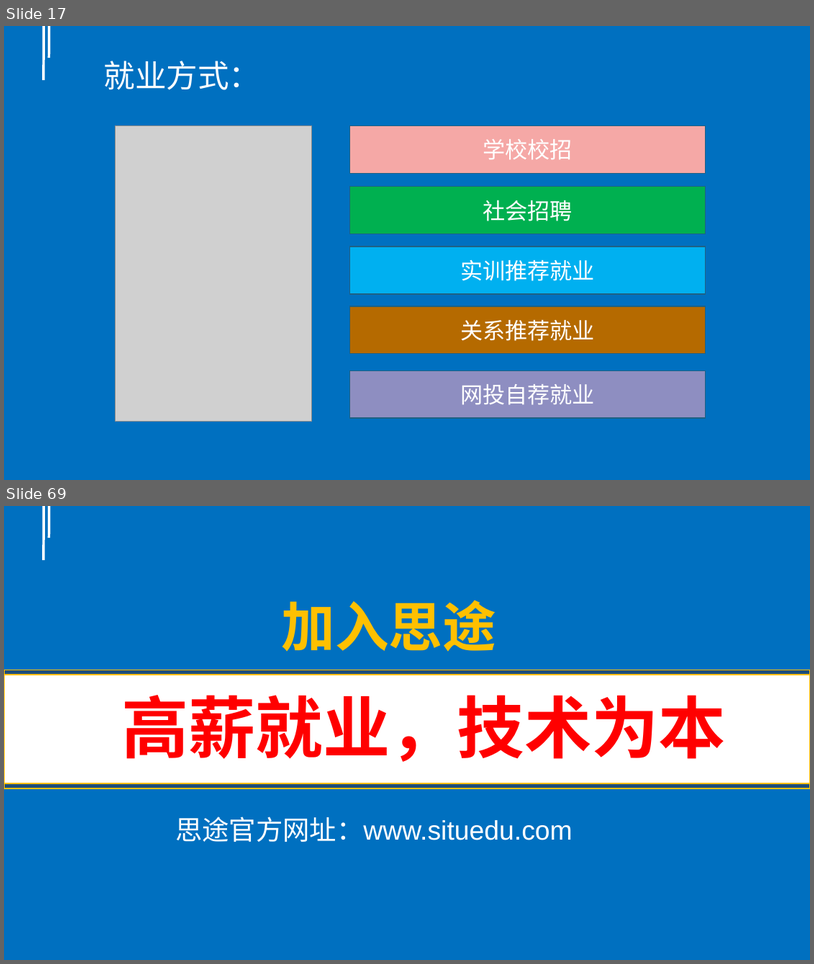
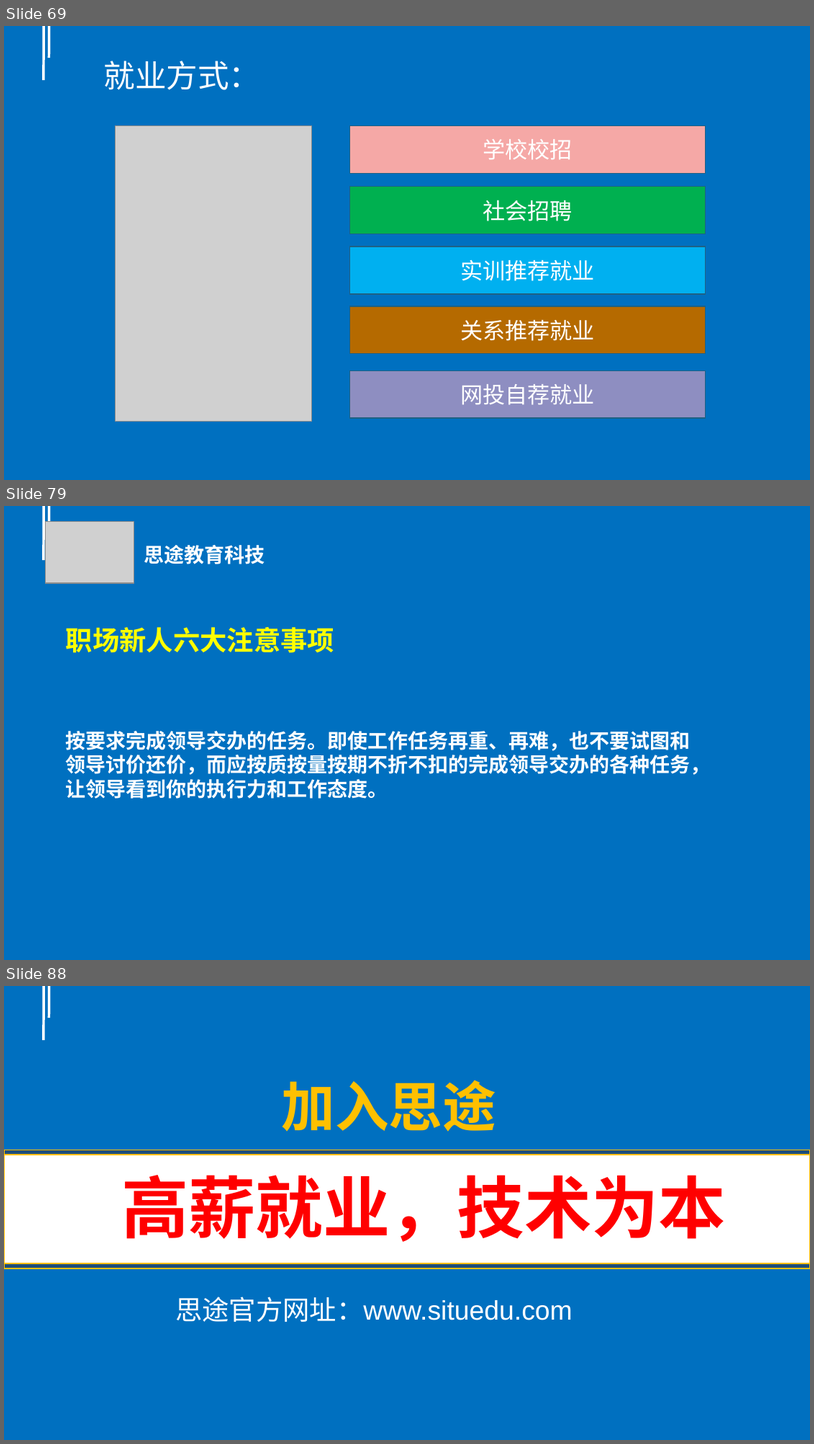
Before and after one commit to millet0328/lesson-file, a slide deck: 职业素养课程--用未来技术视角，定位奋斗方向.pptx. Shown one above the other, each under a label of ours: slides 17 and 69 before the commit, slides 69, 79 and 88 after it; the slides between them are not shown. The pictures are 814x964 and 814x1444 pixels, drawn with LibreOffice and Linux fonts; fonts in the diff are those of the drawing; grey boxes stand for pictures; background and template pictures are left out. Boxes give left, top, right and bottom in pixels: in the first picture for what was removed or moved away, otherwise in the second. Text is boxed around its words. In the diff, an @@ line names an element or a change of style, - is before the commit and + after.

Commit message:
完成职业素养

```diff
--- a/职业素养课程--用未来技术视角，定位奋斗方向.pptx
+++ b/职业素养课程--用未来技术视角，定位奋斗方向.pptx
@@ slide 79 added at (4,506,810,960), background #0070C0; not listed: 2 template elements that a slide beside it also shows @@
@@ picture added at (45,521,134,582) @@
@@ text added at (144,545,265,564), 18 pt, text #FFFFFF, bold @@
+思途教育科技
@@ title added at (66,627,334,653), 24 pt, text #FFFF00, bold @@
+职场新人六大注意事项
@@ text added at (66,731,711,798), 18 pt, text #FFFFFF, bold @@
+按要求完成领导交办的任务。即使工作任务再重、再难，也不要试图和领导讨价还价，而应按质按量按期不折不扣的完成领导交办的各种任务，让领导看到你的执行力和工作态度。
@@ what was slide 17 is now slide 69 @@
@@ what was slide 69 is now slide 88 @@
```
Also in this commit, not shown: 15 slides changed, 20 other slides added, 3 slides removed.
